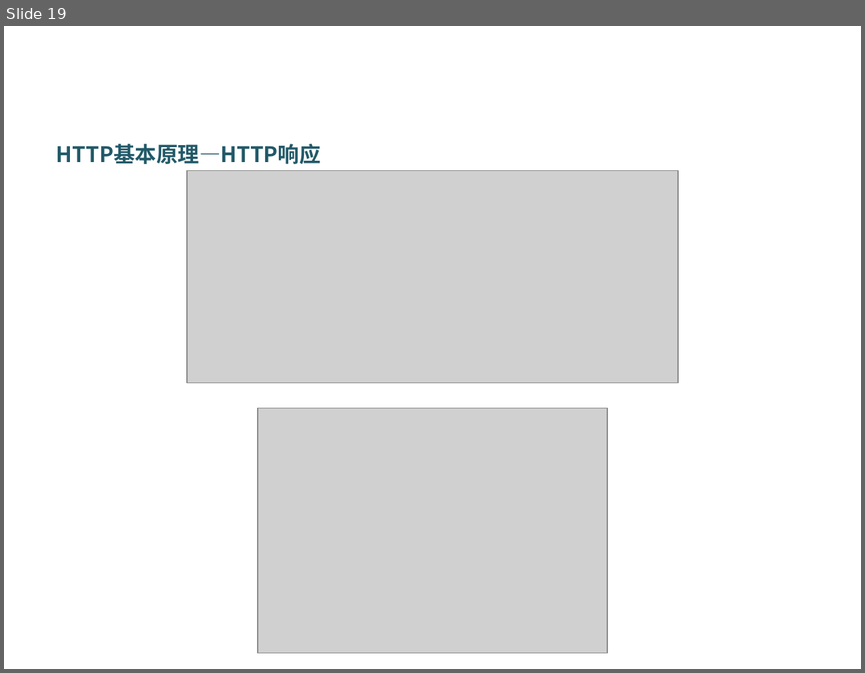
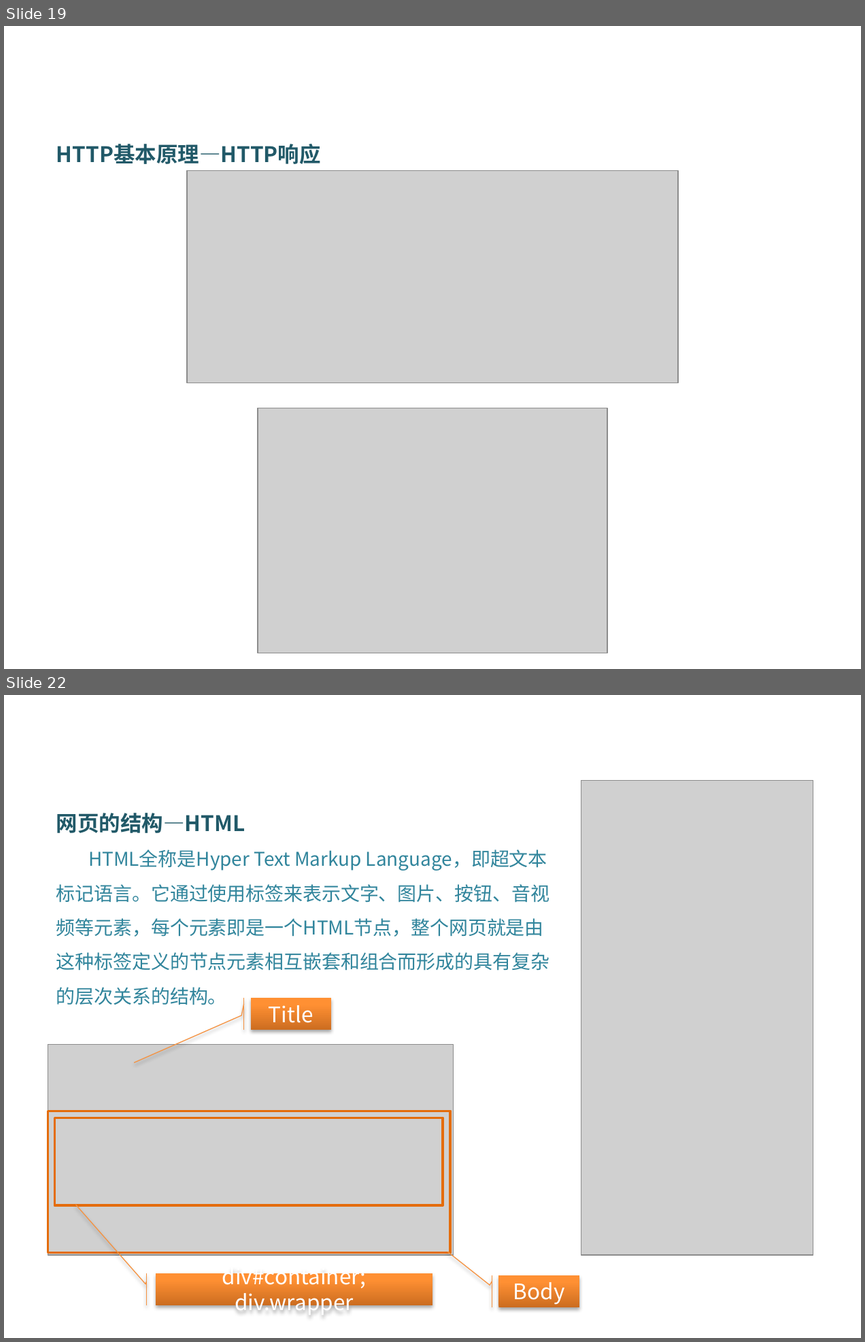
Before and after one commit to DataScienceCoding/Python-Web-Crawler, a slide deck: Python-Web-Crawler.pptx. Shown one above the other, each under a label of ours: slide 19 before the commit, slides 19 and 22 after it; the slides between them are not shown. The pictures are 865x673 and 865x1342 pixels, drawn with LibreOffice and Linux fonts; fonts in the diff are those of the drawing; grey boxes stand for pictures; background and template pictures are left out. Boxes give left, top, right and bottom in pixels: in the first picture for what was removed or moved away, otherwise in the second. Text is boxed around its words. In the diff, an @@ line names an element or a change of style, - is before the commit and + after.

```diff
--- a/Python-Web-Crawler.pptx
+++ b/Python-Web-Crawler.pptx
@@ slide 22 added at (4,695,861,1338), background picture (left out) @@
@@ picture added at (581,780,813,1255) @@
@@ text added at (56,813,549,1005), 16 pt, text #31859C @@
+网页的结构—HTML
+HTML全称是Hyper Text Markup Language，即超文本标记语言。它通过使用标签来表示文字、图片、按钮、音视频等元素，每个元素即是一个HTML节点，整个网页就是由这种标签定义的节点元素相互嵌套和组合而形成的具有复杂的层次关系的结构。
@@ accent callout added at (251,998,331,1029), fill gradient #CC6E20 to #FF9034 to #FF9136, outline #F69240 0.75 pt, 18 pt, text #FFFFFF @@
+Title
@@ picture added at (48,1044,453,1255) @@
@@ rectangle added at (48,1110,450,1252), outline #E46C0A 2 pt @@
@@ rectangle added at (54,1117,443,1205), outline #E46C0A 2 pt @@
@@ accent callout added at (156,1272,432,1304), fill gradient #CC6E20 to #FF9034 to #FF9136, outline #F69240 0.75 pt, 18 pt, text #FFFFFF @@
+div#container; div.wrapper
@@ accent callout added at (498,1275,579,1307), fill gradient #CC6E20 to #FF9034 to #FF9136, outline #F69240 0.75 pt, 18 pt, text #FFFFFF @@
+Body
```
Also in this commit, not shown: 1 slide changed, 15 other slides added, 9 other files.
